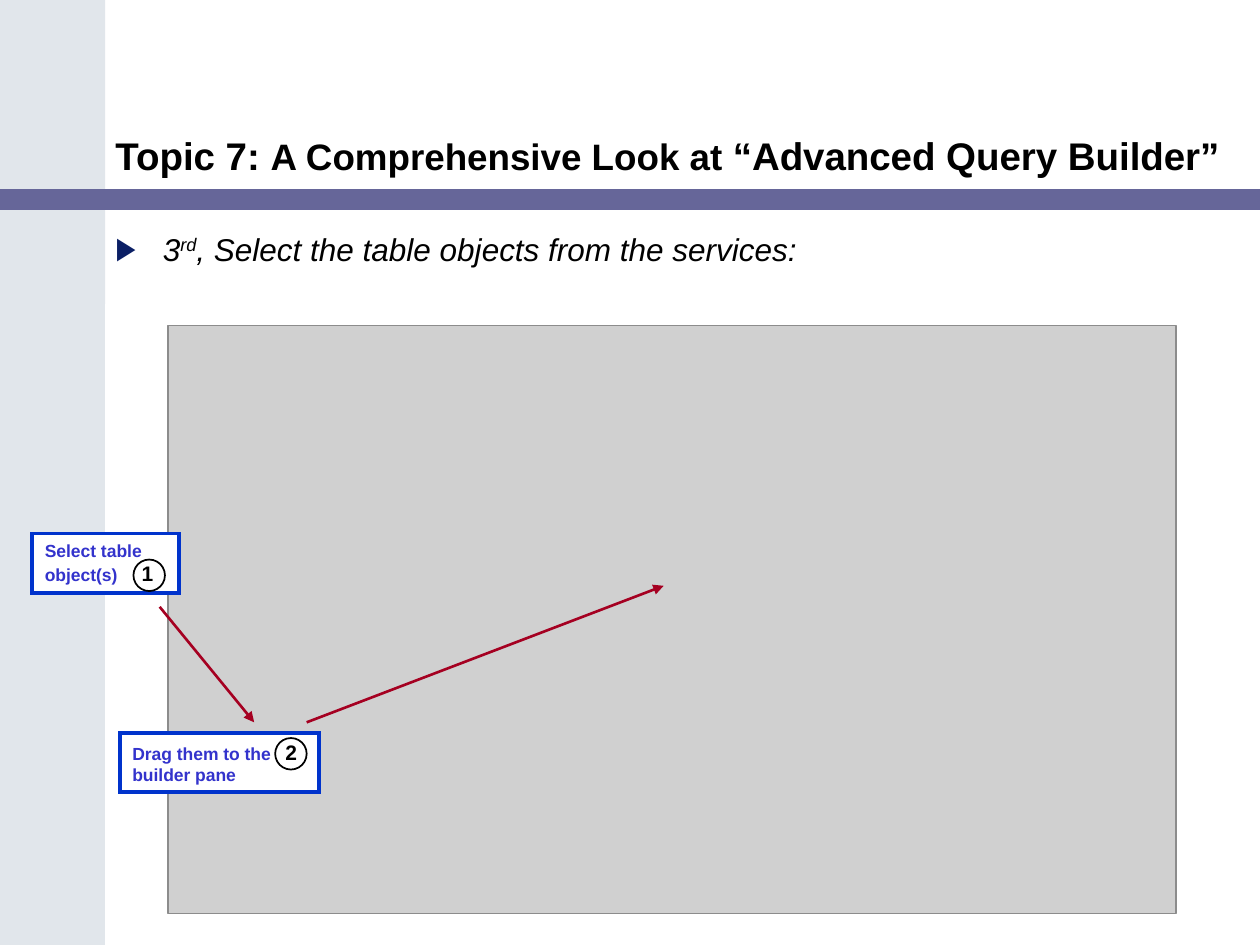
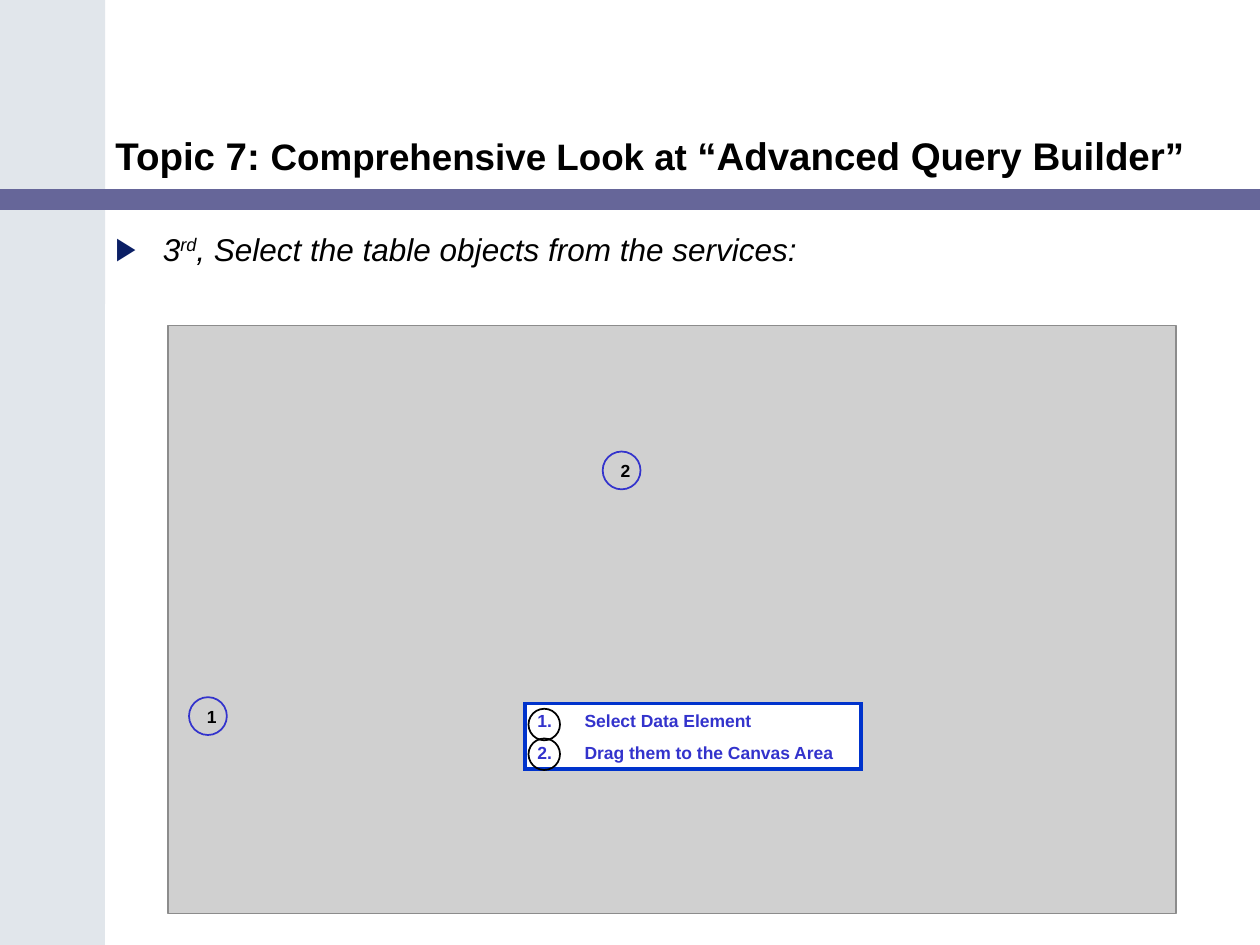
Before and after one commit to NCIP/catrip, a slide deck: slide 40 of catrip/documentation/training/caTRIP_Training_Module.ppt (slide 28 before the commit). Drawn at 1260x945 pixels with LibreOffice and Linux fonts; fonts in the diff are those of the drawing; grey boxes stand for pictures. Boxes give left, top, right and bottom in pixels: in the first picture for what was removed or moved away, otherwise in the second. Text is boxed around its words. In the diff, an @@ line names an element or a change of style, - is before the commit and + after.

```diff
--- a/catrip/documentation/training/caTRIP_Training_Module.ppt
+++ b/catrip/documentation/training/caTRIP_Training_Module.ppt
@@ title at (x1=115, y1=142, x2=1185, y2=177): text changed @@
-Topic 7: A Comprehensive Look at “Advanced Query Builder”
+Topic 7: Comprehensive Look at “Advanced Query Builder”
@@ ellipse added at (x1=602, y1=451, x2=640, y2=489), outline #3333CC 0.99 pt, 10 pt, text #000000, bold @@
+2
@@ rectangle removed at (x1=33, y1=533, x2=180, y2=592) @@
-Select table object(s) 1
@@ arrow removed from (306, 722) to (664, 586) @@
@@ arrow removed from (160, 607) to (255, 722) @@
@@ ellipse added at (x1=189, y1=697, x2=227, y2=735), outline #3333CC 0.99 pt, 10 pt, text #000000, bold @@
+1
@@ rectangle added at (x1=525, y1=703, x2=862, y2=769), fill #FFFFFF, outline #0033CC 2.24 pt, 10 pt, text #3333CC, bold @@
+1. Select Data Element
+2. Drag them to the Canvas Area
@@ ellipse moved from (x1=134, y1=559, x2=165, y2=591) to (x1=528, y1=709, x2=559, y2=741) @@
@@ rectangle removed at (x1=120, y1=733, x2=319, y2=793) @@
-Drag them to the 2 builder pane
@@ ellipse moved from (x1=275, y1=738, x2=306, y2=770) to (x1=528, y1=738, x2=559, y2=770) @@
```
Also in this commit, not shown: 20 other slides changed, 18 slides added, 6 slides removed.
